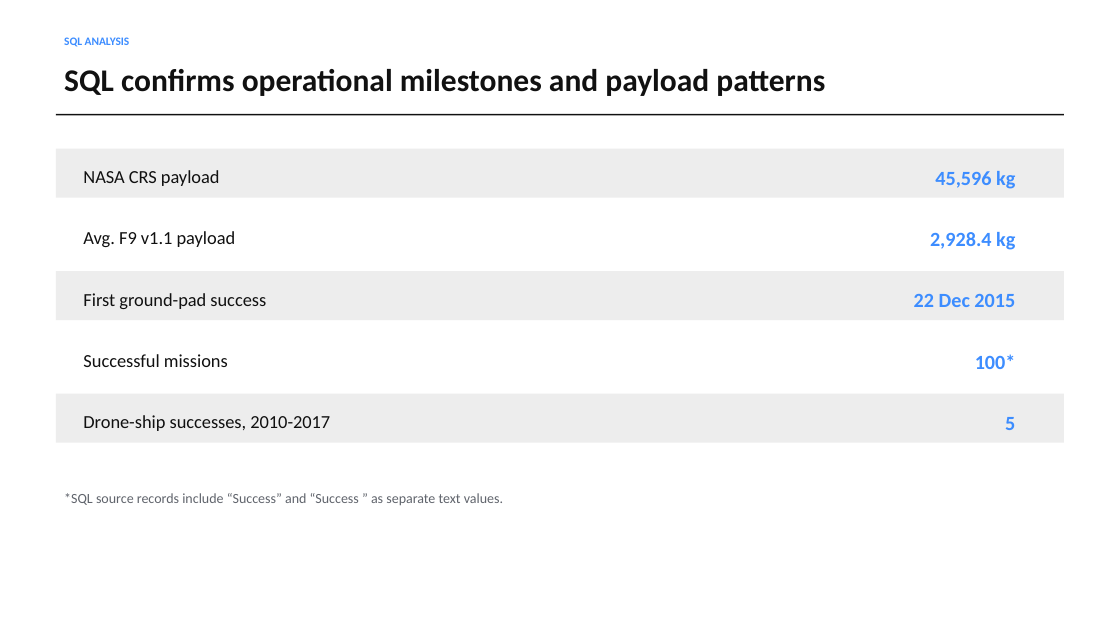
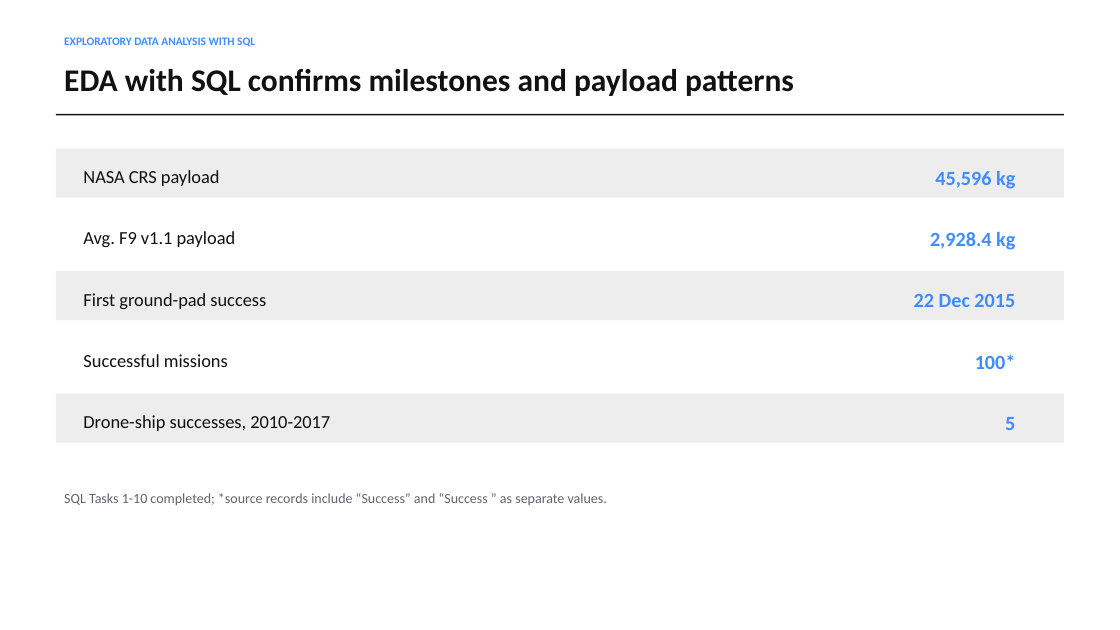
Before and after one commit to TristinWen/spacex-falcon9-landing-prediction, a slide deck: slide 10 of final-deliverables/SpaceX_Falcon9_Final_Presentation.pptx (slide 7 before the commit). Drawn at 1120x630 pixels with LibreOffice and Linux fonts; fonts in the diff are those of the drawing. Boxes give left, top, right and bottom in pixels: in the first picture for what was removed or moved away, otherwise in the second. Text is boxed around its words. In the diff, an @@ line names an element or a change of style, - is before the commit and + after.

```diff
--- a/final-deliverables/SpaceX_Falcon9_Final_Presentation.pptx
+++ b/final-deliverables/SpaceX_Falcon9_Final_Presentation.pptx
@@ text at [64,37,255,47]: text changed @@
-SQL ANALYSIS
+EXPLORATORY DATA ANALYSIS WITH SQL
@@ text at [64,69,794,96]: text changed @@
-SQL confirms operational milestones and payload patterns
+EDA with SQL confirms milestones and payload patterns
@@ text at [64,493,607,505]: text changed @@
-*SQL source records include “Success” and “Success ” as separate text values.
+SQL Tasks 1-10 completed; *source records include “Success” and “Success ” as separate values.
```
Also in this commit, not shown: 5 other slides changed, 7 slides added, 3 slides removed, 1 other file.
